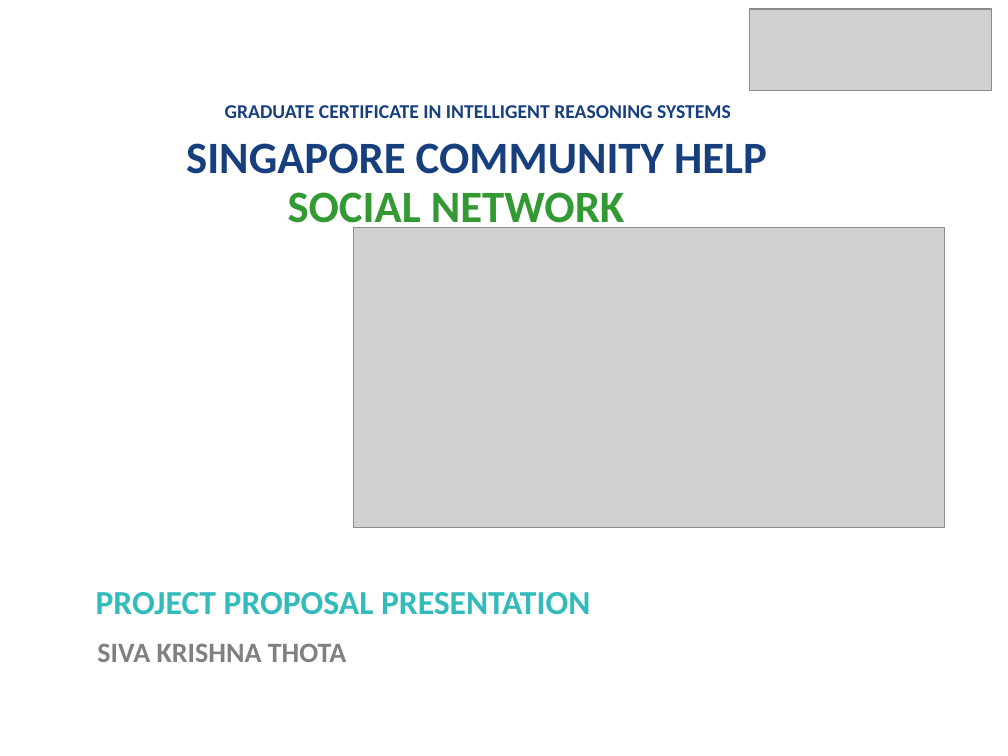
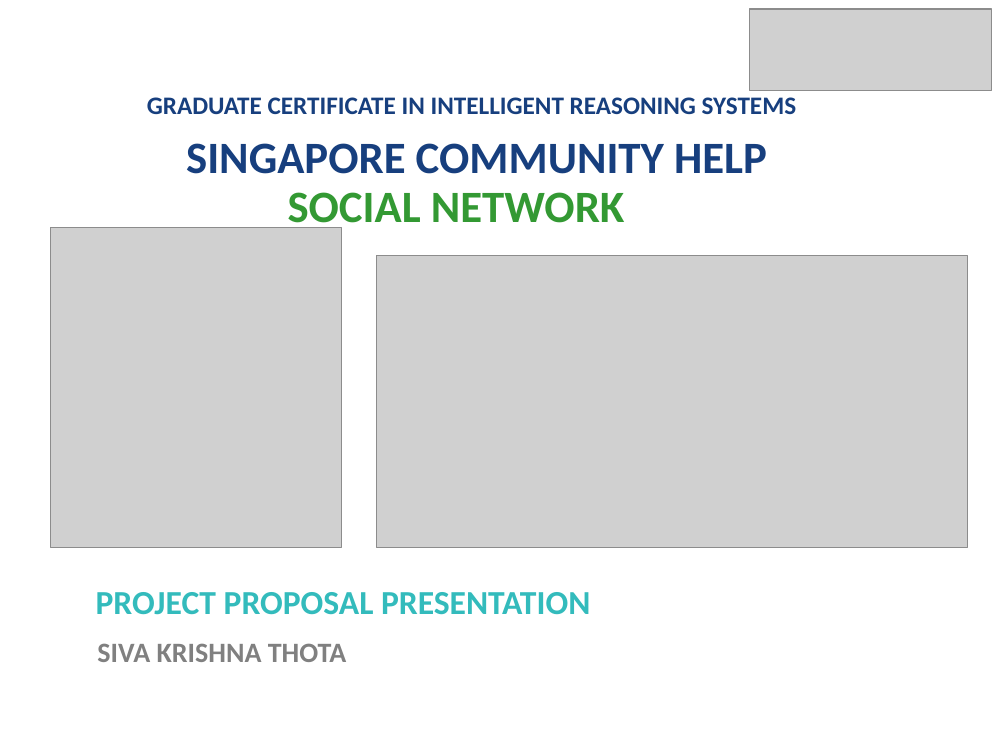
Before and after one commit to sivakrishnathota5/CommunityHelp, a slide deck: slide 1 of Graduate Certificate in Intelligent Reasoning Systems/Project Presentaion/ITSS_Reasoning Systems - Project Proposal.pptx. Drawn at 1008x756 pixels with LibreOffice and Linux fonts; fonts in the diff are those of the drawing; grey boxes stand for pictures. Boxes give left, top, right and bottom in pixels: in the first picture for what was removed or moved away, otherwise in the second. Text is boxed around its words. In the diff, an @@ line names an element or a change of style, - is before the commit and + after.

```diff
--- a/Graduate Certificate in Intelligent Reasoning Systems/Project Presentaion/ITSS_Reasoning Systems - Project Proposal.pptx
+++ b/Graduate Certificate in Intelligent Reasoning Systems/Project Presentaion/ITSS_Reasoning Systems - Project Proposal.pptx
@@ text "GRADUATE CERTIFICATE IN INTELLIGENT REASONING ...": place and size @@
-text "GRADUATE CERTIFICATE IN INTELLIGENT REASONING ..." at bbox=[225, 105, 731, 118]
+text "GRADUATE CERTIFICATE IN INTELLIGENT REASONING ..." at bbox=[147, 97, 796, 114]
@@ text "GRADUATE CERTIFICATE IN INTELLIGENT REASONING ..." at bbox=[147, 97, 796, 114]: size 14 to 18 pt; line spacing 0.8 to 0.9 @@
@@ picture added at bbox=[50, 227, 342, 547] @@
@@ picture: place and size @@
-picture at bbox=[354, 227, 944, 527]
+picture at bbox=[377, 256, 968, 547]
```
Also in this commit, not shown: 3 other slides changed, 6 slides added, 7 other files.
